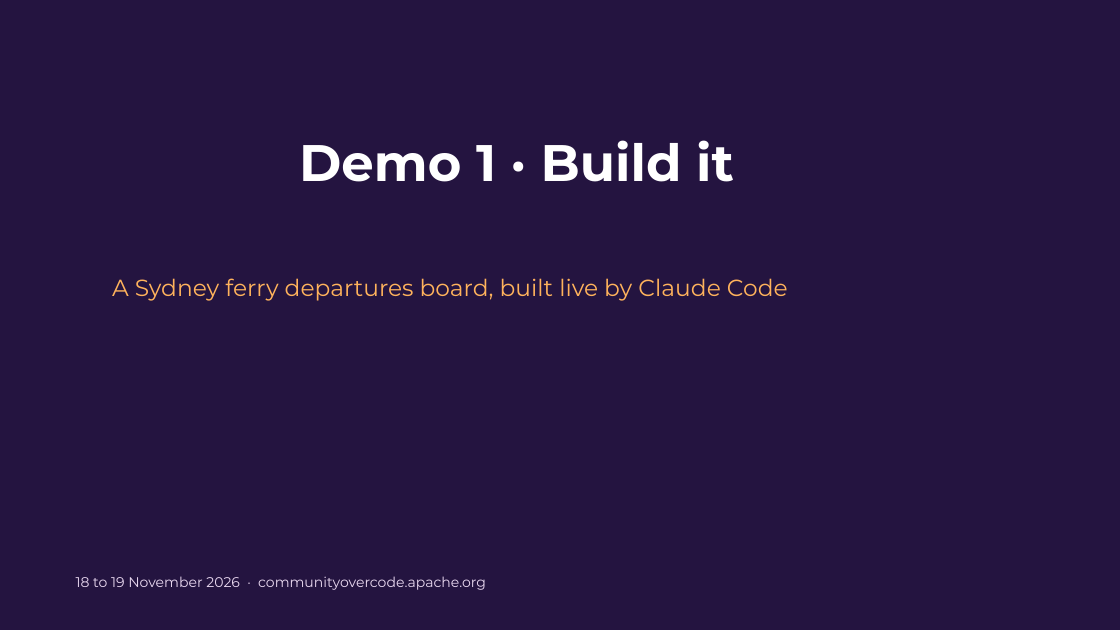
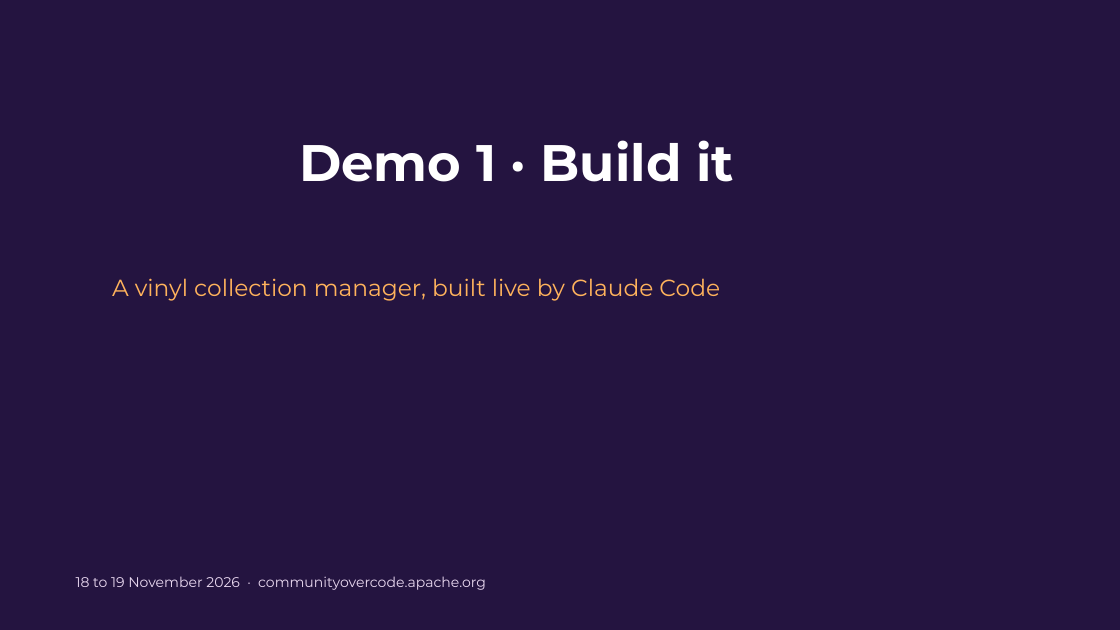
Before and after one commit to quarkusio/quarkus-agent-mcp, a slide deck: slide 2 of presentation/churconf/teaching-ai-agents-to-speak-quarkus.pptx. Drawn at 1120x630 pixels with LibreOffice and Linux fonts; fonts in the diff are those of the drawing; background and template pictures are left out. Boxes give left, top, right and bottom in pixels: in the first picture for what was removed or moved away, otherwise in the second. Text is boxed around its words. In the diff, an @@ line names an element or a change of style, - is before the commit and + after.

Commit message:
Use the vinyl collection prompt as the ChurConf demo app

```diff
--- a/presentation/churconf/teaching-ai-agents-to-speak-quarkus.pptx
+++ b/presentation/churconf/teaching-ai-agents-to-speak-quarkus.pptx
@@ text at [112, 278, 720, 301]: text changed @@
-A Sydney ferry departures board, built live by Claude Code
+A vinyl collection manager, built live by Claude Code
```
Also in this commit, not shown: 2 other files.
